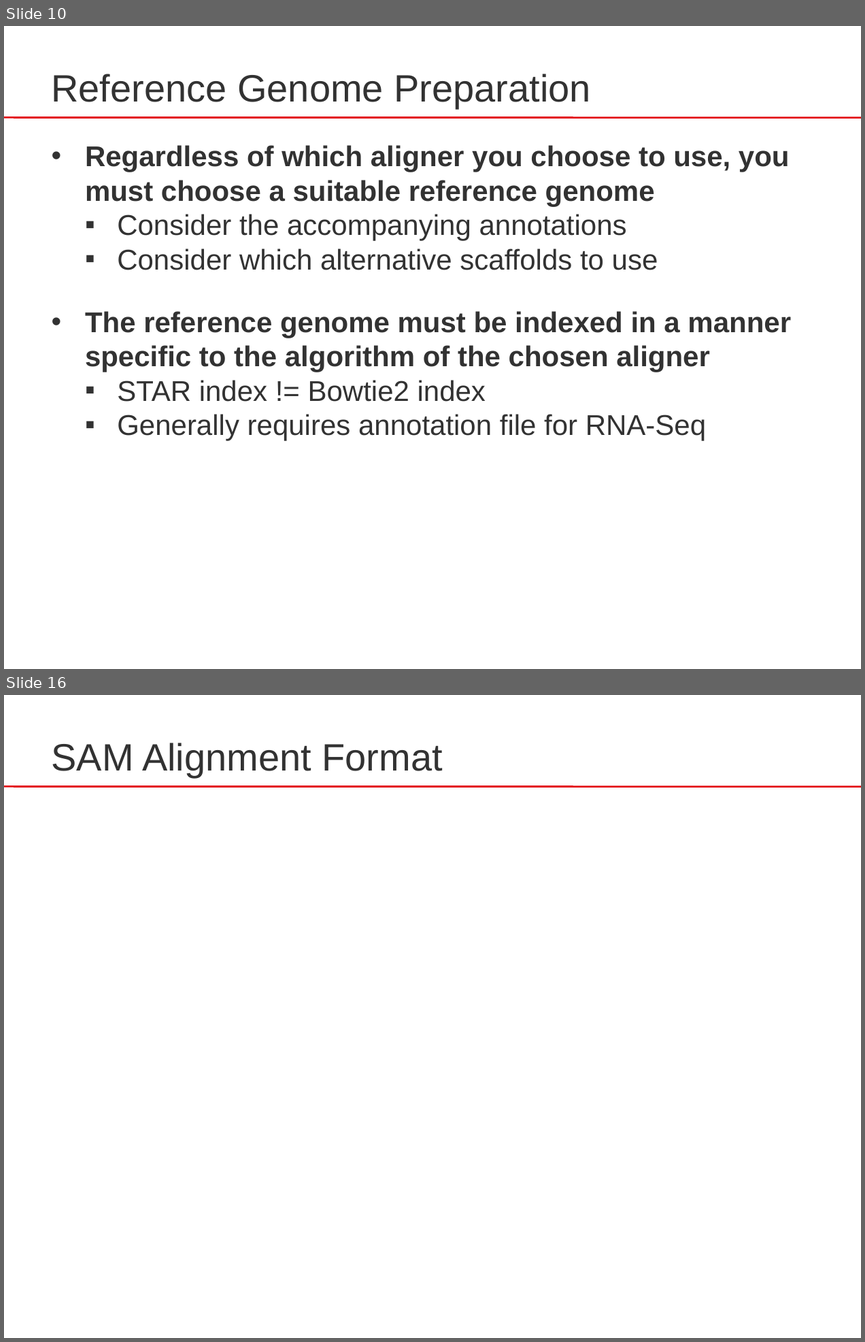
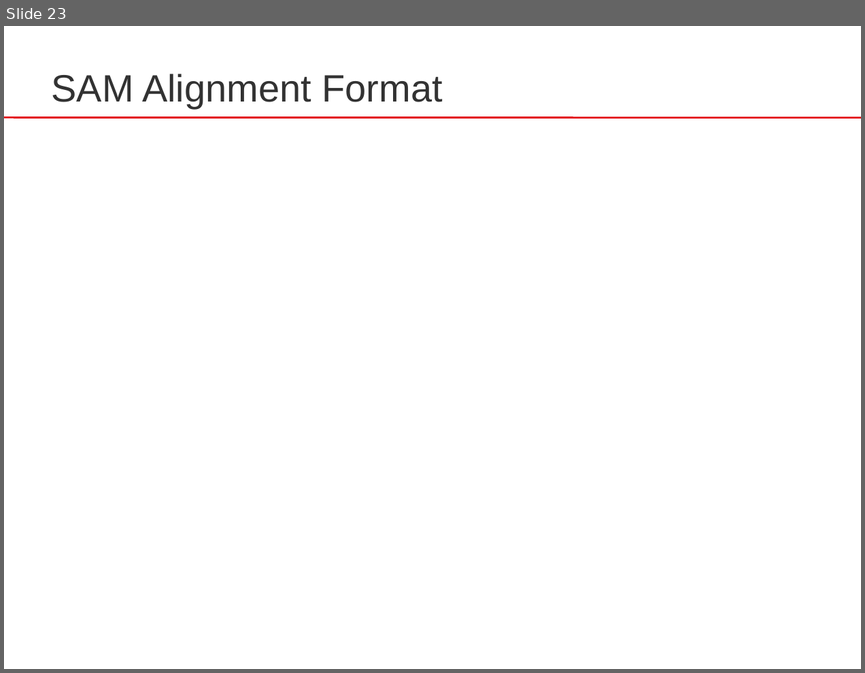
Before and after one commit to sib-swiss/RNAseq-introduction-training, a slide deck: docs/assets/pptx/RNA-Seq_04_Mapping.pptx. Shown one above the other, each under a label of ours: slides 10 and 16 before the commit, slide 23 after it; the slides between them are not shown. The pictures are 865x1342 and 865x673 pixels, drawn with LibreOffice and Linux fonts; fonts in the diff are those of the drawing; background and template pictures are left out. Boxes give left, top, right and bottom in pixels: in the first picture for what was removed or moved away, otherwise in the second. Text is boxed around its words. In the diff, an @@ line names an element or a change of style, - is before the commit and + after.

```diff
--- a/docs/assets/pptx/RNA-Seq_04_Mapping.pptx
+++ b/docs/assets/pptx/RNA-Seq_04_Mapping.pptx
@@ slide 10 removed at bbox=[4, 26, 861, 669], background #FFFFFF; not listed: 1 template element that a slide beside it also shows @@
@@ text removed at bbox=[51, 74, 591, 108] @@
-Reference Genome Preparation
@@ text removed at bbox=[85, 145, 791, 441] @@
-  • Regardless of which aligner you choose to use, you must choose a suitable reference genome
-    ▪ Consider the accompanying annotations
-    ▪ Consider which alternative scaffolds to use
-  • The reference genome must be indexed in a manner specific to the algorithm of the chosen aligner
-    ▪ STAR index != Bowtie2 index
-    ▪ Generally requires annotation file for RNA-Seq
@@ what was slide 16 is now slide 23 @@
```
Also in this commit, not shown: 9 slides changed, 10 slides added, 5 other slides removed, 6 other files.
